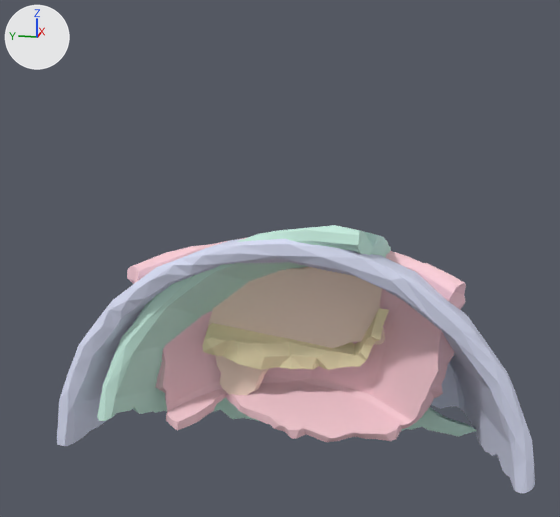
Before and after pictures for a commit that changed the glTF model static/generation_img/bown/view_input_colored.glb.
The view is the same before and after, from a camera (50 mm lens) standing at (-1.533, -0.274, 0.544) and looking at (0.061, 0.045, 0.146). The lights are fixed; the arrows at upper left show +X, +Y and +Z. The first picture is the older version. Where no turn or scale is listed for an object, it has been applied to the vertices.

In view in the first picture: 'geometry_0', 'geometry_1', 'geometry_2', 'geometry_3', 'geometry_4'.
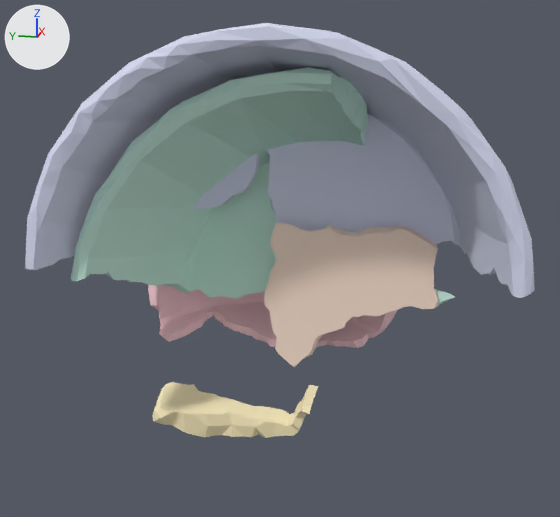
What differs and where, as boxes [x1, y1, x2, y2] in the pictures (560 x 517 px):
```json
{"object": "geometry_2", "change": "moved", "before": [57, 239, 535, 493], "after": [25, 23, 534, 298]}
{"object": "geometry_1", "change": "moved", "before": [97, 225, 477, 437], "after": [71, 67, 456, 305]}
{"object": "geometry_0", "change": "moved", "before": [127, 237, 466, 442], "after": [148, 285, 401, 348]}
{"object": "geometry_3", "change": "moved", "before": [208, 267, 385, 395], "after": [264, 223, 439, 367]}
{"object": "geometry_4", "change": "moved", "before": [202, 308, 389, 370], "after": [152, 382, 318, 438]}
```

Edits to the scene script, one JSON object a line:
```json
{"block": "me_geometry_4", "where": "# used by ob_geometry_4; location = (-0.113, -0.149, 0.343)"}
{"op": "remove", "block": "me_geometry_4", "code": "me_geometry_4.from_pydata(...)  # 320 vertices, 636 faces; spans x 0.05..0.174, y -0.047..0.341, z -0.415..-0.27"}
{"op": "add", "block": "me_geometry_4", "code": "me_geometry_4.from_pydata(...)  # 320 vertices, 636 faces; spans x 0.147..0.272, y 0.109..0.497, z -0.634..-0.489"}
{"block": "me_geometry_4", "change": "me_geometry_4 part 1: the whole mesh is moved by (0.098, 0.156, -0.219)"}
{"block": "me_geometry_3", "where": "# used by ob_geometry_3; location = (-0.152, 0.133, 0.123)"}
{"op": "remove", "block": "me_geometry_3", "code": "me_geometry_3.from_pydata(...)  # 430 vertices, 856 faces; spans x 0.142..0.161, y -0.324..0.056, z -0.288..0.043"}
{"op": "add", "block": "me_geometry_3", "code": "me_geometry_3.from_pydata(...)  # 430 vertices, 856 faces; spans x 0.236..0.256, y -0.428..-0.048, z -0.234..0.097"}
{"block": "me_geometry_3", "change": "me_geometry_3 part 2: the whole mesh is moved by (0.094, -0.104, 0.054)"}
{"block": "me_geometry_2", "where": "# used by ob_geometry_2; location = (-0.001, 0.001, -0.253)"}
{"op": "remove", "block": "me_geometry_2", "code": "me_geometry_2.from_pydata(...)  # 4102 vertices, 8200 faces; spans x -0.161..0.162, y -0.486..0.484, z 0.019..0.489"}
{"op": "add", "block": "me_geometry_2", "code": "me_geometry_2.from_pydata(...)  # 4102 vertices, 8200 faces; spans x -0.177..0.146, y -0.455..0.516, z 0.403..0.874"}
{"block": "me_geometry_2", "change": "me_geometry_2 part 3: the whole mesh is moved by (-0.015, 0.031, 0.384)"}
{"block": "me_geometry_1", "where": "# used by ob_geometry_1; location = (-0.067, -0.104, -0.243)"}
{"op": "remove", "block": "me_geometry_1", "code": "me_geometry_1.from_pydata(...)  # 2725 vertices, 5446 faces; spans x -0.095..0.228, y -0.285..0.494, z -0.02..0.505"}
{"op": "add", "block": "me_geometry_1", "code": "me_geometry_1.from_pydata(...)  # 2725 vertices, 5446 faces; spans x -0.054..0.269, y -0.225..0.554, z 0.263..0.788"}
{"block": "me_geometry_1", "change": "me_geometry_1 part 4: the whole mesh is moved by (0.041, 0.06, 0.283)"}
{"block": "me_geometry_0", "where": "# used by ob_geometry_0; location = (-0.343, -0.004, -0.118)"}
{"op": "remove", "block": "me_geometry_0", "code": "me_geometry_0.from_pydata(...)  # 2013 vertices, 4022 faces; spans x 0.239..0.439, y -0.339..0.348, z -0.081..0.315"}
{"op": "add", "block": "me_geometry_0", "code": "me_geometry_0.from_pydata(...)  # 2013 vertices, 4022 faces; spans x 0.462..0.663, y -0.248..0.439, z 0.031..0.428"}
{"block": "me_geometry_0", "change": "me_geometry_0 part 5: the whole mesh is moved by (0.224, 0.091, 0.112)"}
```
